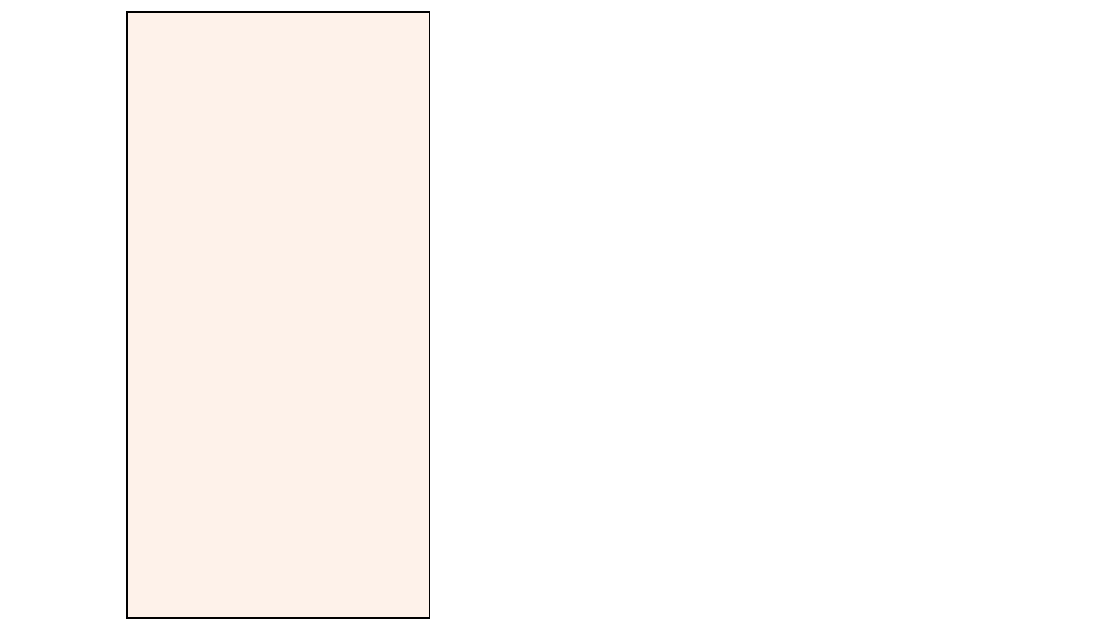
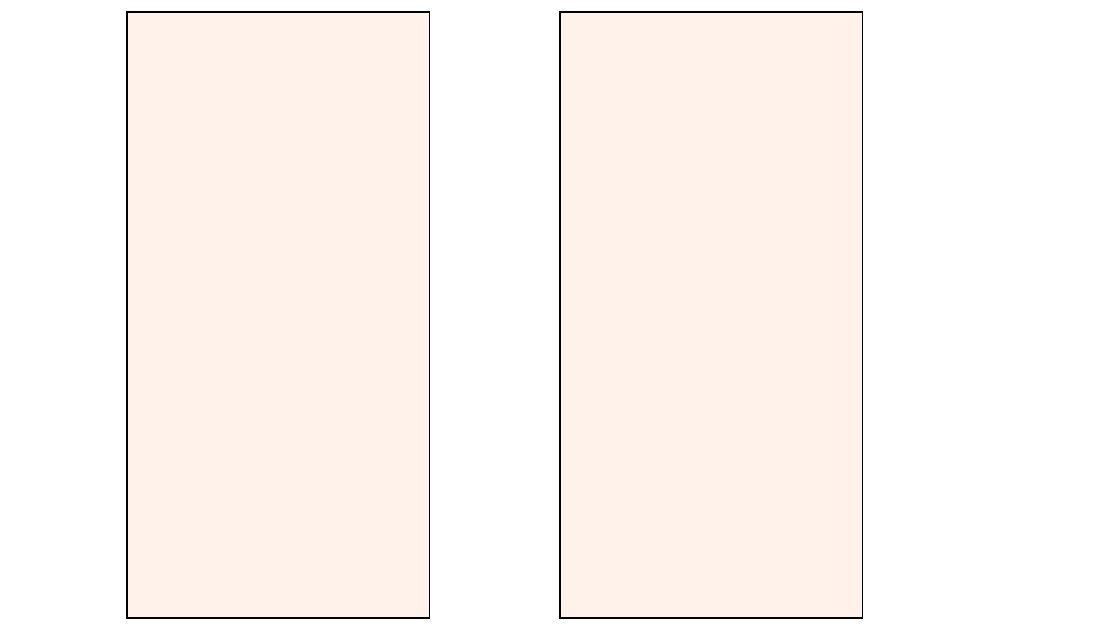
Before and after one commit to bontsdivina/CC107_Sat7301230Group1, a slide deck: slide 5 of Group1_PROJECT/DESIGN.pptx. Drawn at 1120x630 pixels with LibreOffice and Linux fonts; fonts in the diff are those of the drawing. Boxes give left, top, right and bottom in pixels: in the first picture for what was removed or moved away, otherwise in the second. Text is boxed around its words. In the diff, an @@ line names an element or a change of style, - is before the commit and + after.

```diff
--- a/Group1_PROJECT/DESIGN.pptx
+++ b/Group1_PROJECT/DESIGN.pptx
@@ rectangle added at [560, 12, 863, 618], fill #FEF2EA, outline #000000 1 pt @@
```
Also in this commit, not shown: 1 slide added, 1 slide removed.
